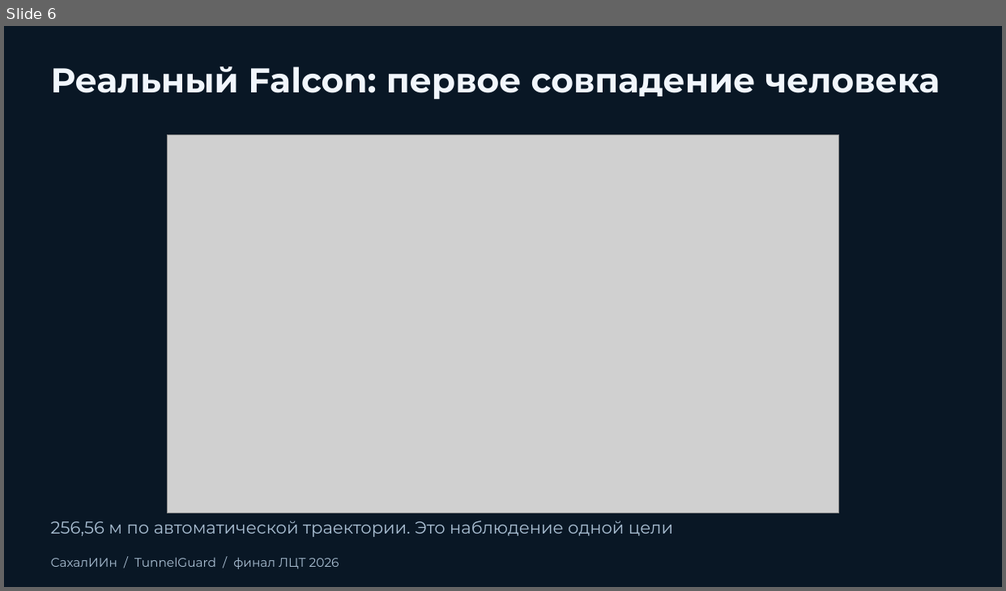
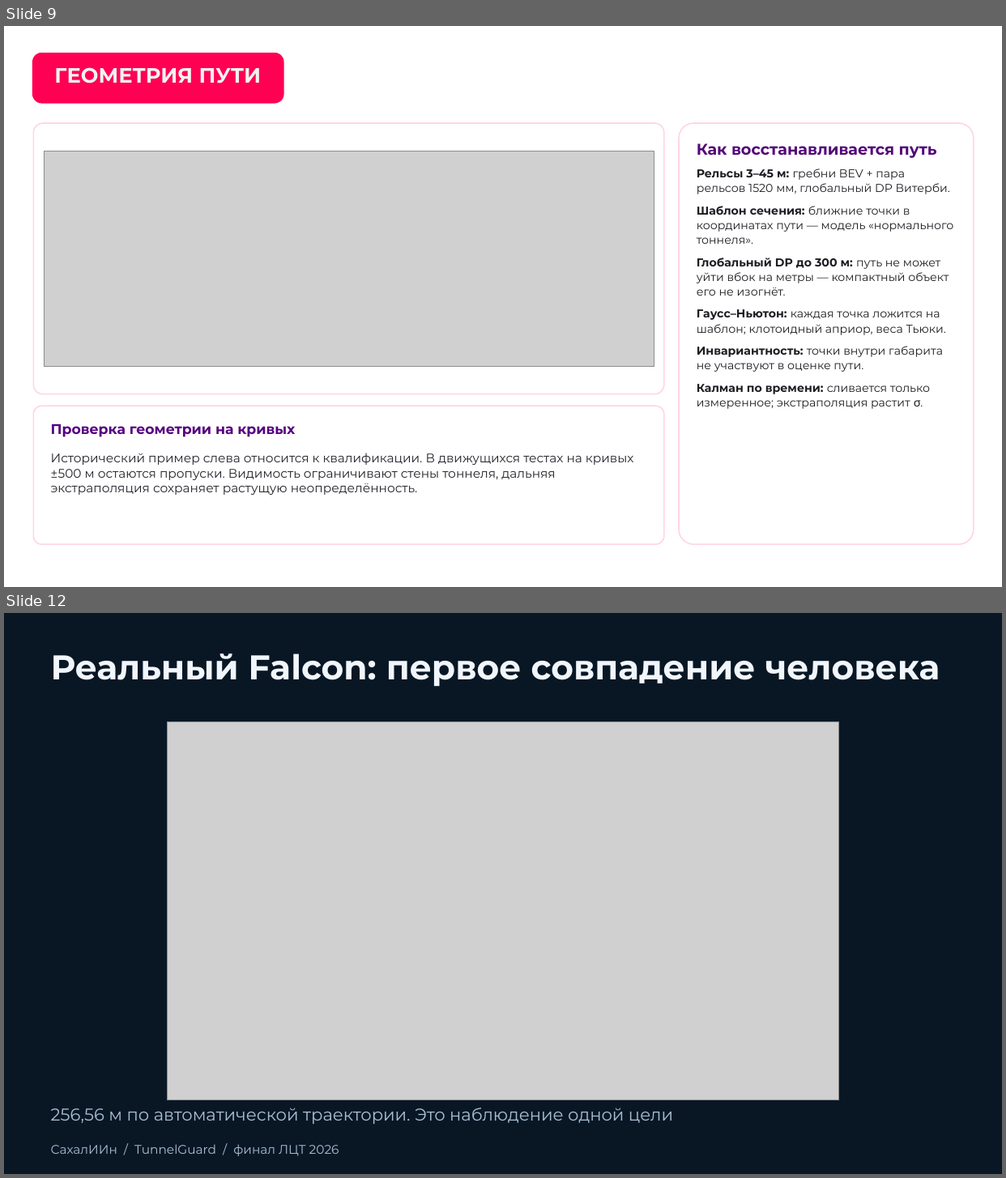
Before and after one commit to EhimenNathan/tunnelguard-lct2026, a slide deck: presentation/finals/СахалИИн_TunnelGuard_ЛЦТ2026_Финал_20261020_Подача.pptx. Shown one above the other, each under a label of ours: slide 6 before the commit, slides 9 and 12 after it; the slides between them are not shown. The pictures are 1006x591 and 1006x1178 pixels, drawn with LibreOffice and Linux fonts; fonts in the diff are those of the drawing; grey boxes stand for pictures; background and template pictures are left out. Boxes give left, top, right and bottom in pixels: in the first picture for what was removed or moved away, otherwise in the second. Text is boxed around its words. In the diff, an @@ line names an element or a change of style, - is before the commit and + after.

```diff
--- a/presentation/finals/СахалИИн_TunnelGuard_ЛЦТ2026_Финал_20261020_Подача.pptx
+++ b/presentation/finals/СахалИИн_TunnelGuard_ЛЦТ2026_Финал_20261020_Подача.pptx
@@ slide 9 added at (4,26,1002,587), background picture (left out) @@
@@ rounded rectangle added at (32,52,284,103), fill #FF0053 @@
@@ title added at (54,67,262,84), 20 pt, text #F2F2F2, bold @@
+ГЕОМЕТРИЯ ПУТИ
@@ rounded rectangle added at (33,123,664,395), fill #FFFFFF, outline #FFD6E3 1.25 pt @@
@@ rounded rectangle added at (680,123,974,544), fill #FFFFFF, outline #FFD6E3 1.25 pt @@
@@ text added at (697,143,953,409), 11 pt, text #1C1D22 @@
+Как восстанавливается путь
+Рельсы 3–45 м: гребни BEV + пара рельсов 1520 мм, глобальный DP Витерби.
+Шаблон сечения: ближние точки в координатах пути — модель «нормального тоннеля».
+Глобальный DP до 300 м: путь не может уйти вбок на метры — компактный объект его не изогнёт.
+Гаусс–Ньютон: каждая точка ложится на шаблон; клотоидный априор, веса Тьюки.
+Инвариантность: точки внутри габарита не участвуют в оценке пути.
+Калман по времени: сливается только измеренное; экстраполяция растит σ.
@@ picture added at (44,151,654,367) @@
@@ rounded rectangle added at (33,407,664,544), fill #FFFFFF, outline #FFD6E3 1.25 pt @@
@@ text added at (51,425,295,437), 13.5 pt, text #560080, bold @@
+Проверка геометрии на кривых
@@ text added at (51,453,634,495), 12 pt, text #26232B @@
+Исторический пример слева относится к квалификации. В движущихся тестах на кривых ±500 м остаются пропуски. Видимость ограничивают стены тоннеля, дальняя экстраполяция сохраняет растущую неопределённость.
@@ page number added at (938,546,984,576), 12 pt, text #FFFFFF @@
+9
@@ what was slide 6 is now slide 12 @@
```
Also in this commit, not shown: 5 other slides added, 1 slide removed, 13 other files.
